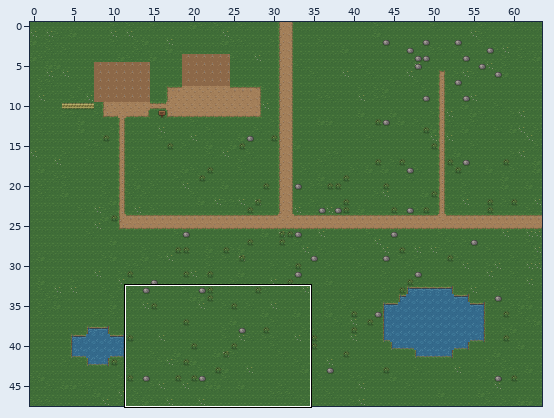
Tiled map (JSON), stored at public/assets/maps/farm.tmj. The picture above shows the old version from afar; the outline marks the close-up.
Close-up. The starting point:
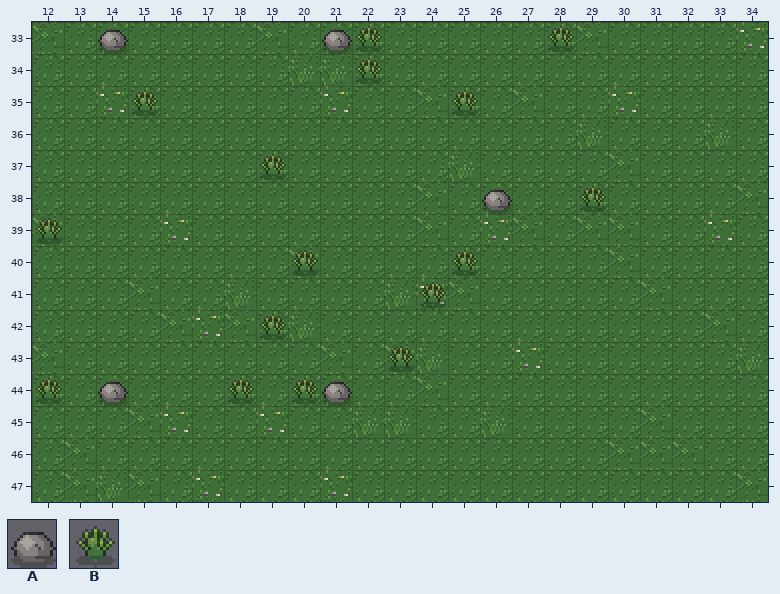
Cells are 16x16 px. Shown: x 12..34, y 33..47. The commit also changed other parts of the map, which this record leaves out.
Key: from "farm_tiles": A 8, B 19.
_ is an empty cell.
Layers that did not change in this view are not listed.
Layer "decor" before, first column x 12:
33 __A______AB_____B______
34 __________B____________
35 ___B_________B_________
36 _______________________
37 _______B_______________
38 ______________A__B_____
39 B______________________
40 ________B____B_________
41 ____________B__________
42 _______B_______________
43 ___________B___________
44 B_A___B_BA_____________
45 _______________________
46 _______________________
47 _______________________
After:
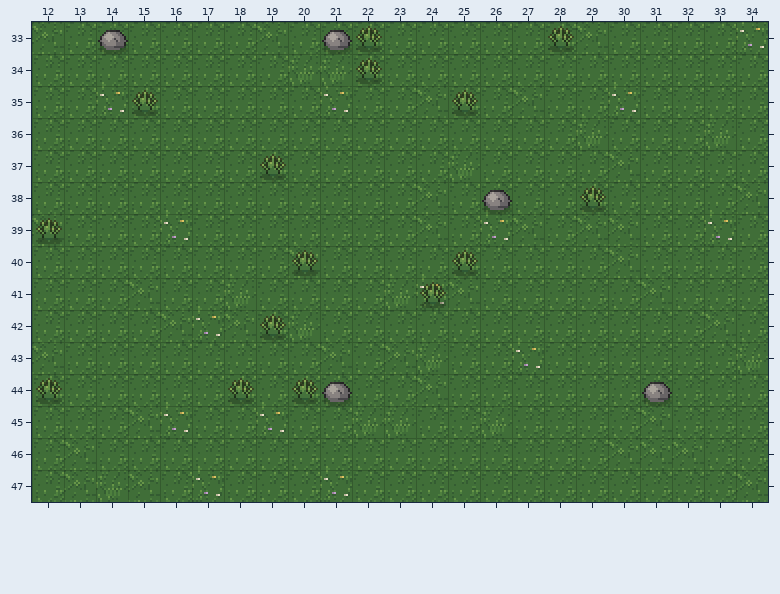
Changes in this commit:
Changed rows in their new state; . is an unchanged cell.
Layer "decor":
first column x 14:
43 ........._........
44 _................A
Where, in picture pixels (left, top, right, bottom), the same in both close-ups:
removed: (388, 346, 414, 374)
removed: (98, 382, 128, 406)
added: (642, 382, 672, 406)
